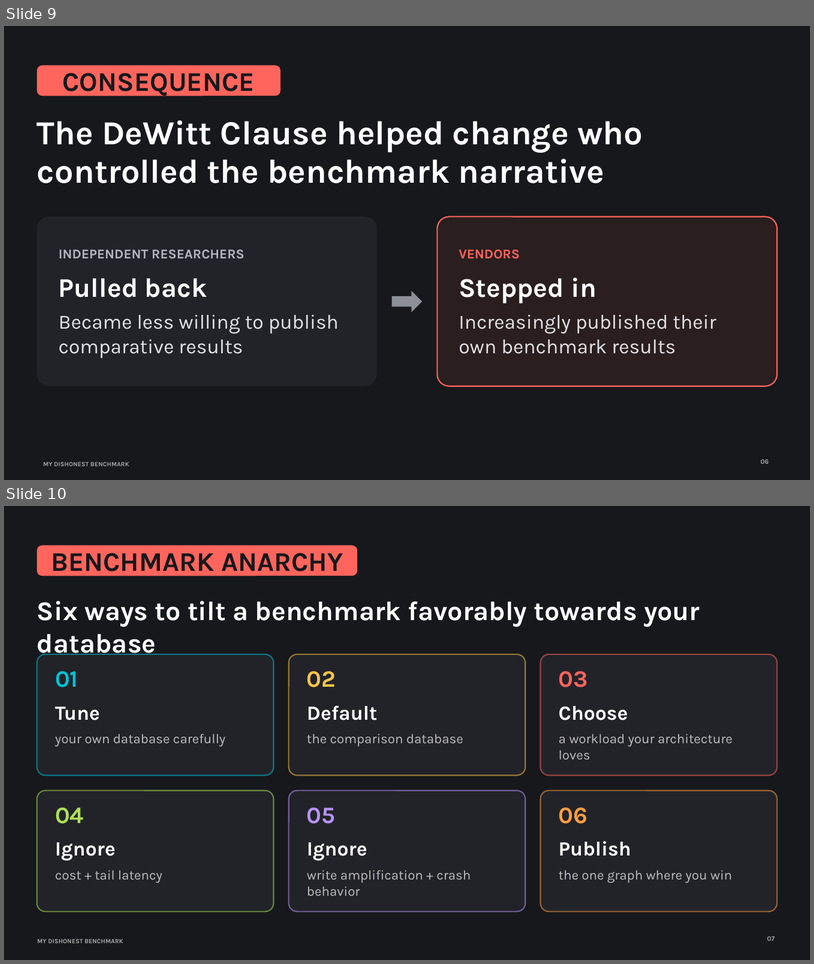
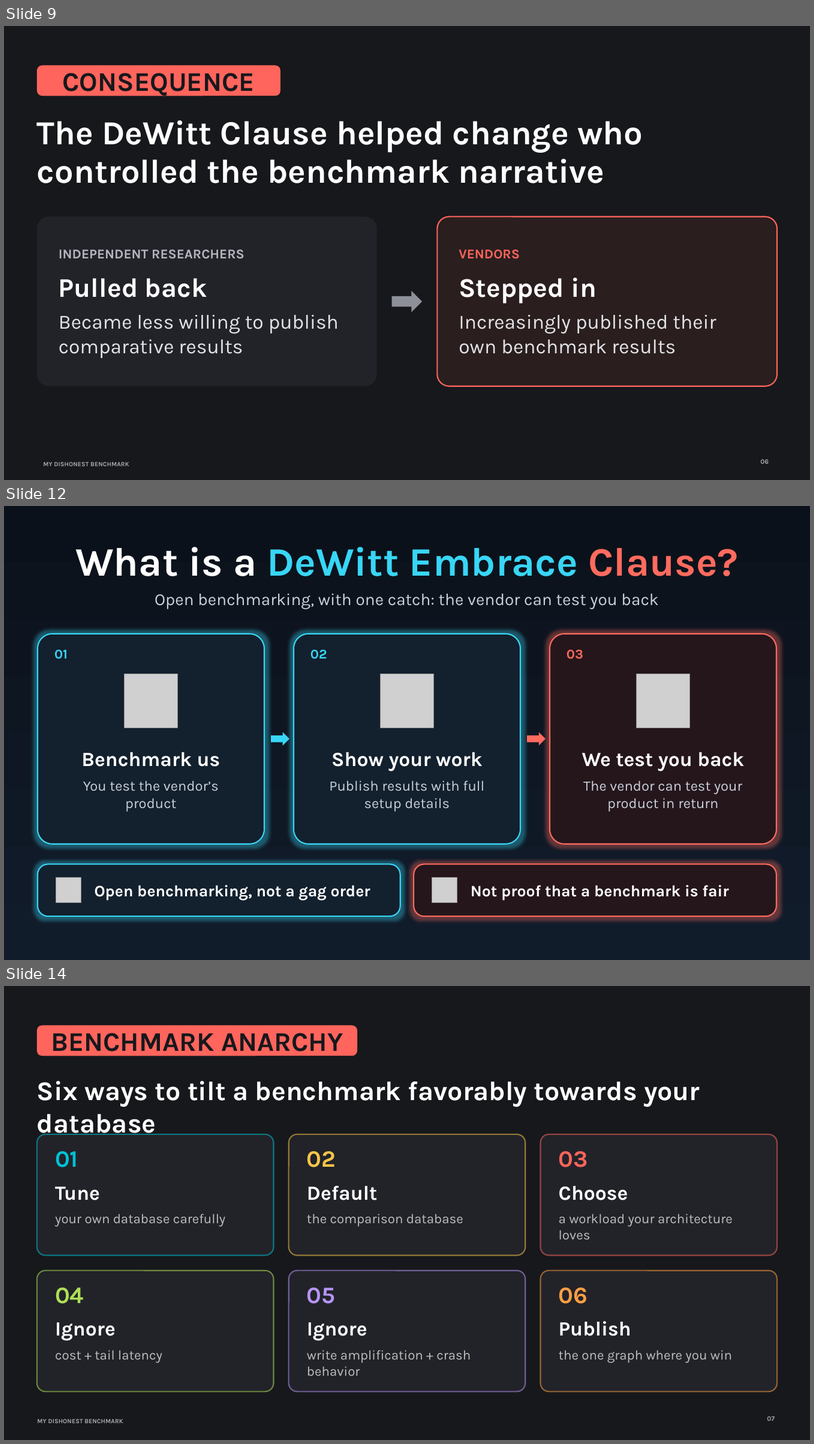
Before and after one commit to secp256k1-sha256/talks_and_blogs, a slide deck: dishonest_benchmark/My_Dishonest_Benchmark.pptx. Shown one above the other, each under a label of ours: slides 9 and 10 before the commit, slides 9, 12 and 14 after it; the slides between them are not shown. The pictures are 814x964 and 814x1444 pixels, drawn with LibreOffice and Linux fonts; fonts in the diff are those of the drawing; grey boxes stand for pictures. Boxes give left, top, right and bottom in pixels: in the first picture for what was removed or moved away, otherwise in the second. Text is boxed around its words. In the diff, an @@ line names an element or a change of style, - is before the commit and + after.

```diff
--- a/dishonest_benchmark/My_Dishonest_Benchmark.pptx
+++ b/dishonest_benchmark/My_Dishonest_Benchmark.pptx
@@ slide 12 added at (4,506,810,960), background gradient #0B111A to #111C2A @@
@@ text added at (75,547,738,576), 48 pt, text #38D6F5, bold @@
+What is a DeWitt Embrace Clause?
@@ text added at (155,594,659,609), 20 pt, text #C9D1DB @@
+Open benchmarking, with one catch: the vendor can test you back
@@ rounded rectangle added at (38,634,265,844), fill #13202D, outline #38D6F5 1.5 pt @@
@@ text added at (54,649,68,659), 16 pt, text #38D6F5, bold @@
+01
@@ rounded rectangle added at (294,634,521,844), fill #13202D, outline #38D6F5 1.5 pt @@
@@ text added at (311,649,327,659), 16 pt, text #38D6F5, bold @@
+02
@@ rounded rectangle added at (550,634,777,844), fill #25161C, outline #FF6B5E 1.5 pt @@
@@ text added at (567,649,584,659), 16 pt, text #FF6B5E, bold @@
+03
@@ picture added at (125,674,178,728) @@
@@ picture added at (380,674,434,728) @@
@@ picture added at (637,674,690,728) @@
@@ right arrow added at (272,732,290,745), fill #38D6F5 @@
@@ right arrow added at (527,732,546,745), fill #FF6B5E @@
@@ text added at (81,752,221,766), 24 pt, text #FFFFFF, bold @@
+Benchmark us
@@ text added at (332,752,483,771), 24 pt, text #FFFFFF, bold @@
+Show your work
@@ text added at (582,752,744,771), 24 pt, text #FFFFFF, bold @@
+We test you back
@@ text added at (83,780,219,811), 17 pt, text #C9D1DB @@
+You test the vendor’s product
@@ text added at (329,780,485,811), 17 pt, text #C9D1DB @@
+Publish results with full setup details
@@ text added at (584,780,743,811), 17 pt, text #C9D1DB @@
+The vendor can test your product in return
@@ rounded rectangle added at (38,864,401,916), fill #13202D, outline #38D6F5 1.5 pt, 19 pt, text #FFFFFF, bold @@
+Open benchmarking, not a gag order
@@ rounded rectangle added at (414,864,777,916), fill #25161C, outline #FF6B5E 1.5 pt, 19 pt, text #FFFFFF, bold @@
+Not proof that a benchmark is fair
@@ picture added at (56,877,81,903) @@
@@ picture added at (432,877,458,903) @@
@@ what was slide 10 is now slide 14 @@
```
Also in this commit, not shown: 2 slides changed, 4 other slides added, 1 other file.
